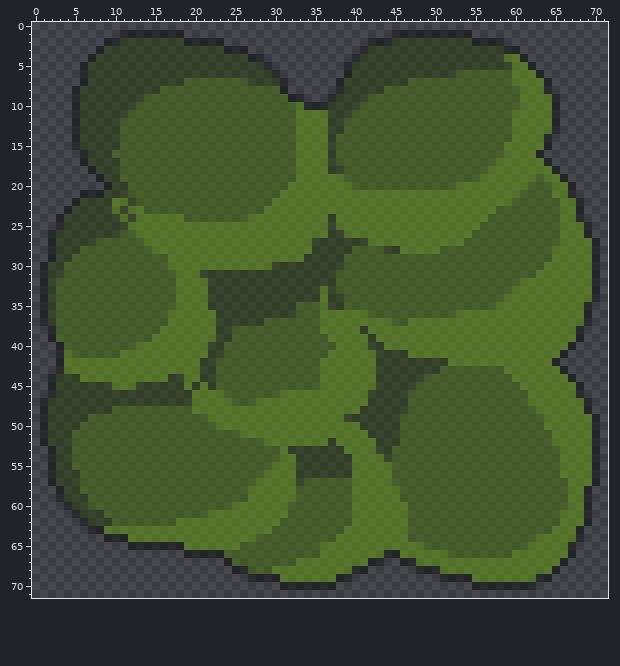
Edited in one commit: sprite sheet (tree.dab.top.png). Above is the file before it was changed.
The file is 72x72 pixels.
And afterwards:
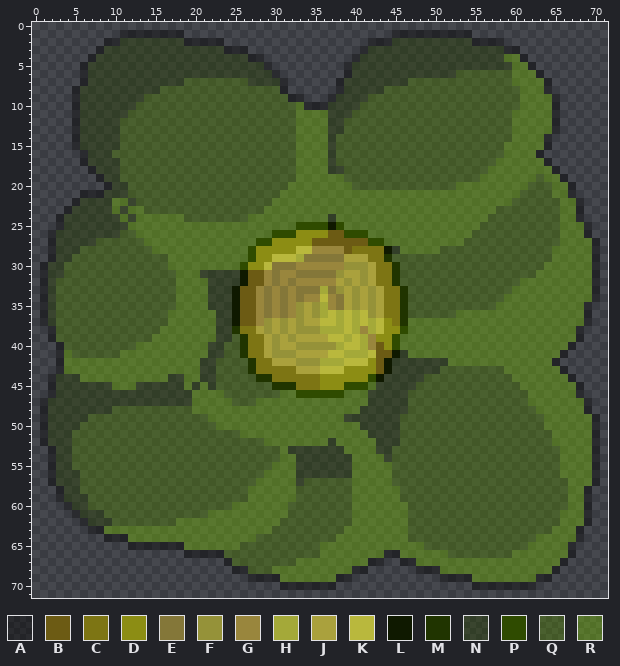
Palette (. is transparent): A #00000066  B #6c5b14  C #7d7514  D #8c8d14  E #847739  F #959239  G #99863d  H #a4a939  J #aaa13d  K #b9b83d  L #0f1900  M #203400  N #27400066  P #2f4b00  Q #51830066  R #76bd0066
Diff:
@@ x 23..48 @@
 24 QQQQRRRRRRRRRRNRRRRRRRRRRR
-25 RRRRRRRRRRRRRRNRRRRRRRRRRR
-26 RRRRRRRRRRRRRRNNRRRRRRRRRR
-27 RRRRRRRRRRRRNNNNNNNRRRRRRR
-28 RRRRRRRRRRRRNNNNNQQQQNNRRR
-29 RRRRRRRRRRRNNNNNQQQQQQQQQQ
-30 RRRRRRRNNNNNNNNNQQQQQQQQQQ
-31 NNNNNNNNNNNNNNNQQQQQQQQQQQ
-32 NNNNNNNNNNNNNNNQQQQQQQQQQQ
-33 NNNNNNNNNNNNNRNQQQQQQQQQQQ
-34 NNNNNNNNNNNNNRNNQQQQQQQQQQ
-35 NNNNNNNNNNQQQRNNQQQQQQQQQQ
-36 NNNNNNNNNNQQQRRRRRRQQQQQQQ
-37 NNNNNNQQQQQQQRRRRRRRRRQQRR
-38 NNQQQQQQQQQQQRRRRRNRRRRRRR
-39 NNQQQQQQQQQQQQRRRRRNRRRRRR
-40 NQQQQQQQQQQQQQQRRRRNNRRRRR
-41 NQQQQQQQQQQQQQRRRRRRNNNNRR
-42 QQQQQQQQQQQQQRRRRRRRNNNNNN
-43 QQQQQQQQQQQQQRRRRRRRNNNNNN
-44 QQQQQQQQQQQQQRRRRRRRNNNNNN
-45 QQQQQQQQQQQQQRRRRRRRNNNNNQ
-46 RQQQQQQQRRRRRRRRRRRNNNNNQQ
+25 RRRRRRRRRRPPPPLPRRRRRRRRRR
+26 RRRRRRRPPPDDDDBBPPPRRRRRRR
+27 RRRRRPPDDDDDBBBBBBBPPRRRRR
+28 RRRRPDDDDDKKGGGGBCCCCLNRRR
+29 RRRRPDDKKKHEEEEEJJJCCMQQQQ
+30 RRRPDDKEEEGGGGGGFFFJCCMQQQ
+31 NNNLBBGEGGEEEEEFJJFJCCMQQQ
+32 NNNLBBGEGEGGGGGJFJFJCCMQQQ
+33 NNLBBGEGEGEEEHEFJFJFJCCMQQ
+34 NNLBBGEGEGEGGKGEJFJFJCCMQQ
+35 NNLBBGEGEGFJFHGEJFJFJCCMQQ
+36 NNLBBGEGEGFJFHKHKHKFJCCMQQ
+37 NNLBBGFJFJFJJKKHKHKHKDCMRR
+38 NNMCCJFJFJFFFHHHKHGHKDDPRR
+39 NNQMCCJFJFJJJJKKHKHGDDPRRR
+40 NQQMCCJFJJFFFFFHKKHGBDPRRR
+41 NQQMCCJFFFJJJJKKHHHKBBLNRR
+42 QQQQMCCJJJFFFHHHKKKDBLNNNN
+43 QQQQMCCCCCJJJKKKDDDDBLNNNN
+44 QQQQQMMCCCCCCDDDDDDPLNNNNN
+45 QQQQQQQMMMCCCDDDPPPRNNNNNQ
+46 RQQQQQQQRRPPPPPPRRRNNNNNQQ
 47 RRQQQRRRRRRRRRRRRRRNNNNNQQ
Pixel boxes of the changes (left, top, right, bottom) in both pictures:
changed: (232, 222, 408, 398)
